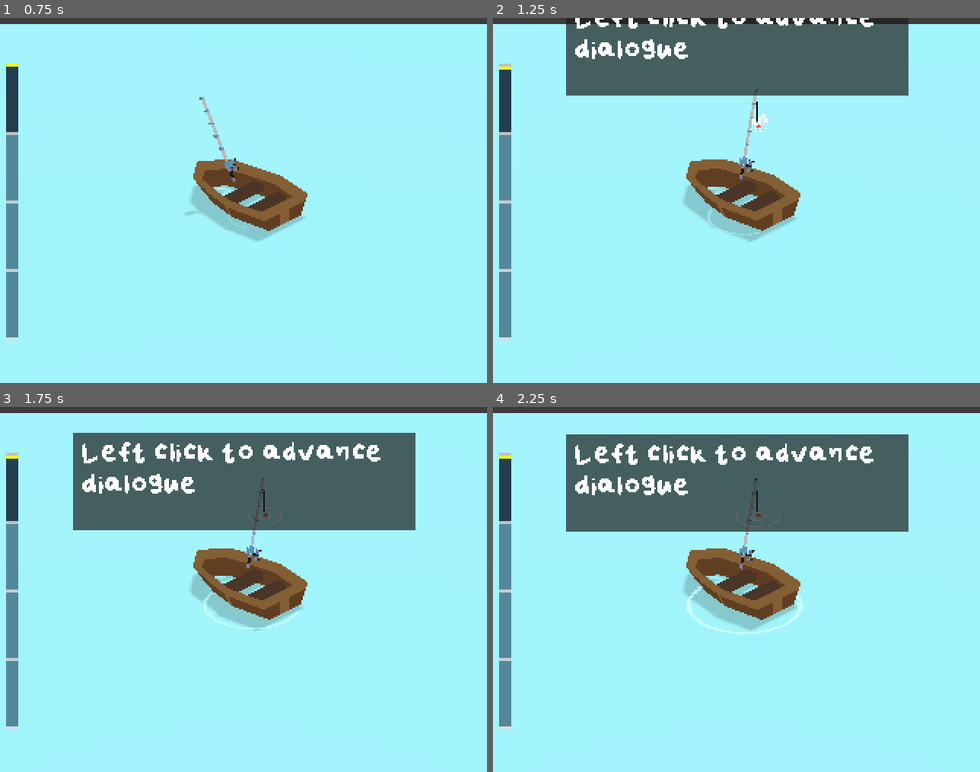
Above: before the commit, frames 1-4 (two rows, left to right).
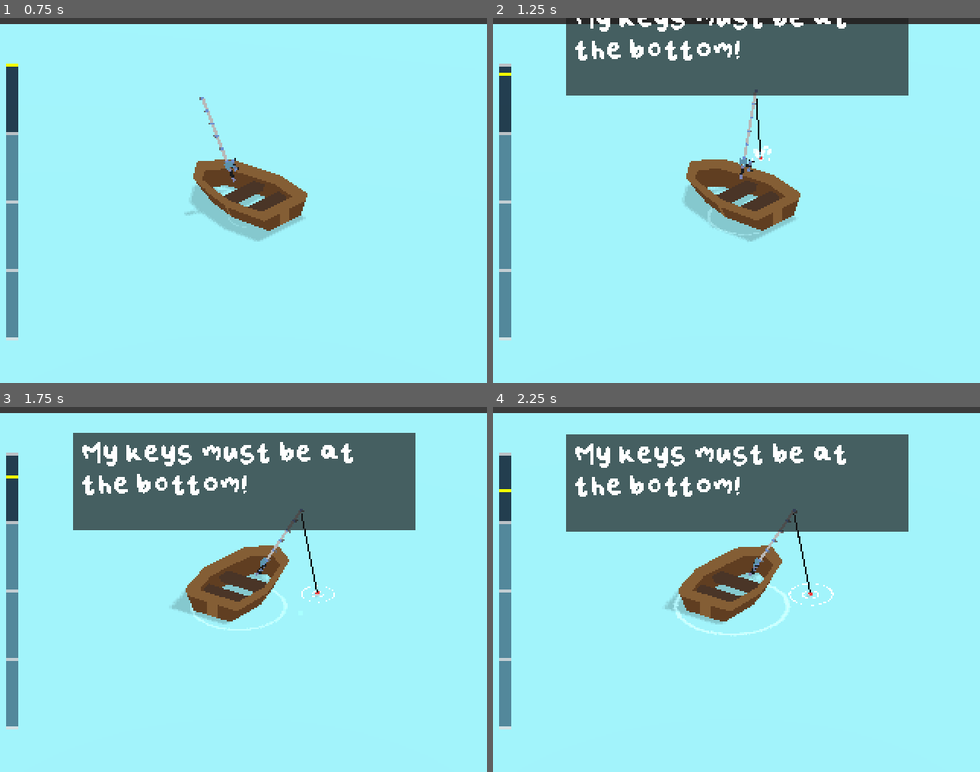
Above: after the commit, the same moments.

Repository: chiyeon/hook-line-key
Game: Godot game, scene res://scenes/test.tscn
Same seed, same stepped clock (60 frames per second), same inputs: the game is played once before the commit and once after it.
Inputs (mouse positions are in pixels of both pictures, inside the frame that each line leads up to):
- Up to frame 1 (0.75 s): move the mouse to (350, 182) at 0.52 s; hold Right mouse button (Reel) from 0.53 s (still down)
- Up to frame 2 (1.25 s): keep holding Right mouse button (Reel); click (843, 182) at 0.8 s
- Up to frame 3 (1.75 s): tap Enter at 1.25 s; move the mouse to (146, 607) at 1.27 s; release Right mouse button (Reel) at 1.28 s; click (146, 607) at 1.35 s; right-click (146, 607) at 1.55 s
- Up to frame 4 (2.25 s): tap Enter at 2 s; move the mouse to (785, 509) at 2.02 s; hold Right mouse button (Reel) from 2.03 s (still down)

Frame 1 is identical in both runs. In frame 2, 1.8% of the frame differs, in the area x 1-79%, y 0-40%; in frame 3, 6.4%; in frame 4, 6.6%, in the area x 1-79%, y 10-63%.

Commit message:
first playtest + bugs

Diff:
--- a/48/logic/Caster.gd
+++ b/48/logic/Caster.gd
@@ -28,6 +28,7 @@
 var firstRightClickPosition;
 var mouseDistance = 0;
 var isRodReturningToPosition = false;
+var disableLeftClick = false;
 onready var fishingRod = $"boat-model/model/fishing-rod";
 onready var tipRaycast: RayCast = $"boat-model/model/RayCast";
 onready var mouseDragFirstIndicator = $"MouseFirstClick";
@@ -159,9 +160,6 @@
 			isInMinigame = false;
 			CatchFish();
 	else:
-		if(Global.isInputPaused):
-			return;
-
 		if(isRodReturningToPosition):
 			var targetRot = 0;
 			fishingRod.rotation.x = move_toward(fishingRod.rotation.x, targetRot, 0.16);
@@ -178,6 +176,33 @@
 			var d = mousePos - firstRightClickPosition;
 			firstRightClickPosition = mousePos;
 			self.rotate_y(d.x * 0.01);
+
+			# increase line distance after throwing, interpolate the bobber to the water spot
+		if(hasThrownLine):
+			# draw fishing line
+			fishingLine.clear();
+			fishingLine.begin(Mesh.PRIMITIVE_LINE_LOOP);
+			fishingLine.add_vertex(rodTip.global_transform.origin);
+			fishingLine.add_vertex(bobberInstance.global_transform.origin);
+			fishingLine.end();
+
+			# make hook go deeper at specified rate until max if bobber ISNT locked
+			if(!isBobberLocked):
+				if(lineDistance < maxDepth):
+					lineDistance += delta * lineDropSpeed;
+				else:
+					lineDistance = maxDepth;
+					LockBobber();
+				depthGageHookIndicator.rect_position.y = 30 + (lineDistance) * depthGageMapScale;
+
+			# visually move bobber to water
+			bobberInstance.transform.origin = bobberInstance.transform.origin.linear_interpolate(bobberInstancePosition, 0.1);
+
+		if(Global.isInputPaused):
+			return;
+
+		if(disableLeftClick):
+			return;
 
 		if Input.is_action_just_pressed("Throw") and !hasThrownLine and !isBobberLocked and !isHoldingMouse:
 			isHoldingMouse = true;
@@ -222,27 +247,6 @@
 
 		#if Input.is_action_just_pressed("Reel"):
 		#	CatchLine();
-
-		# increase line distance after throwing, interpolate the bobber to the water spot
-		if(hasThrownLine):
-			# draw fishing line
-			fishingLine.clear();
-			fishingLine.begin(Mesh.PRIMITIVE_LINE_LOOP);
-			fishingLine.add_vertex(rodTip.global_transform.origin);
-			fishingLine.add_vertex(bobberInstance.global_transform.origin);
-			fishingLine.end();
-
-			# make hook go deeper at specified rate until max if bobber ISNT locked
-			if(!isBobberLocked):
-				if(lineDistance < maxDepth):
-					lineDistance += delta * lineDropSpeed;
-				else:
-					lineDistance = maxDepth;
-					LockBobber();
-				depthGageHookIndicator.rect_position.y = 30 + (lineDistance) * depthGageMapScale;
-
-			# visually move bobber to water
-			bobberInstance.transform.origin = bobberInstance.transform.origin.linear_interpolate(bobberInstancePosition, 0.1);
 
 func ThrowLine():
 	# reset line distance
@@ -443,9 +447,9 @@
 		for i in numFishesToSpawn:
 			var j = rng.randf();
 			var rarity = 0;
-			if(j > 0.75):
+			if(j > 0.80):
 				rarity = 2;
-			elif(j > 0.5):
+			elif(j > 0.45):
 				rarity = 1;
 			else:
 				rarity = 0;
@@ -472,8 +476,6 @@
 
 func UpgradeDepth():
 
-	tutorialFlip = true;
-
 	if(maxDepth >= 60):
 		# end game
 		pass;
--- a/48/logic/ResultsScreen.gd
+++ b/48/logic/ResultsScreen.gd
@@ -12,6 +12,7 @@
 
 func _on_Button_pressed():
 	Global.isInputPaused = false;
+	get_node("/root/World/boat").tutorialFlip = true;
 	HideScreen();
 
 func ShowItem(item):
--- a/48/logic/Tutorial.gd
+++ b/48/logic/Tutorial.gd
@@ -6,7 +6,7 @@
 
 var Dialogue;
 var Messages = [
-	"Left click to advance dialogue",#0
+	"My keys must be at the bottom!",#0
 	"Right click n Drag to look around",#1
 	"Left click n Drag to aim, let go to cast",#2
 	"Left click again or wait to lock the hook in place",#3
@@ -24,11 +24,11 @@
 	"The red bobber will dip below the water when a fish bites!",#15
 	"Left click when you see the bobber dip",#16
 	"Fish take no longer than 5 seconds to bite",#17
-	"If the bobber doesn't dip by then, wrong depth!",#18
+	"If the bobber doesn't dip by then, wrong depth! Now try",#18
 	"You just caught something!",
 	"Items are stored instantly. There are many to collect",
 	"You also upgraded your fishing rod!",
-	"Catching fish slowly upgrades it.",
+	"The top bar shows the fish needed for an upgrade",
 	"Each upgrade lets you go deeper and deeper.",
 	"Now go catch some fish!"
 ]
@@ -41,6 +41,8 @@
 func _ready():
 	if(!Global.tutorialMode):
 		queue_free();
+
+	#caster.disableLeftClick = true;
 
 func _on_Timer_timeout(debug=false):
 	Dialogue = get_node("/root/World/DialoguePanel");
@@ -56,10 +58,15 @@
 	if(dialogueState == 2):
 		timer.wait_time = 0.35;
 	if(dialogueState == 3):
+		caster.disableLeftClick = false;
 		timer.wait_time = 3;
 	if(dialogueState == 4):
+		caster.disableLeftClick = true;
 		timer.wait_time = 1;
+	if(dialogueState == 6):
+		caster.disableLeftClick = false;
 	if(dialogueState == 7):
+		caster.disableLeftClick = true;
 		timer.wait_time = 0.35;
 	if(dialogueState == 8):
 		timer.wait_time = 3;
@@ -73,11 +80,19 @@
 		timer.wait_time = 2;
 	if(dialogueState == 13):
 		timer.wait_time = 0.35;
+	if(dialogueState == 18):
+		caster.disableLeftClick = false;
 
 func _process(delta):
 
 	if Input.is_action_just_pressed("debug") and Global.debugMode:
 		_on_Timer_timeout(true);
+
+	if(dialogueState == 18):
+		if(!caster.tutorialFlip):
+			return;
+		else:
+			_on_Timer_timeout();
 
 	if Input.is_action_just_pressed("Throw") and timer.is_stopped() and !Dialogue.dialogueActive:
 		if(dialogueState == 3 || dialogueState == 6):
@@ -86,14 +101,6 @@
 				return;
 			else:
 				waiting = true;
-				return;
-		elif(dialogueState == 18):
-			if(!caster.tutorialFlip):
-				return;
-			if(waiting3):
-				waiting3 = false;
-			else:
-				waiting3 = true;
 				return;
 
 		timer.start();
Not shown, added: playtest-0-notes.txt
Not shown, added: preview/4/game.PNG
Not shown, added: preview/4/gold-fish.PNG
Not shown, added: preview/4/keys.PNG
